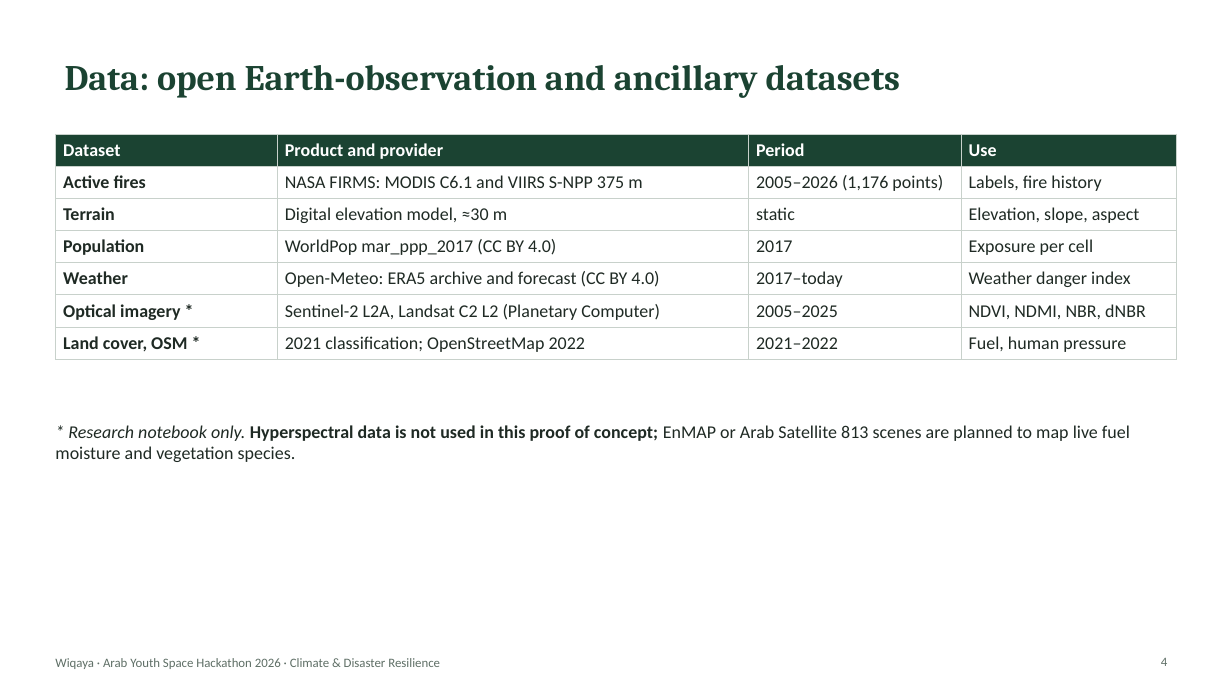
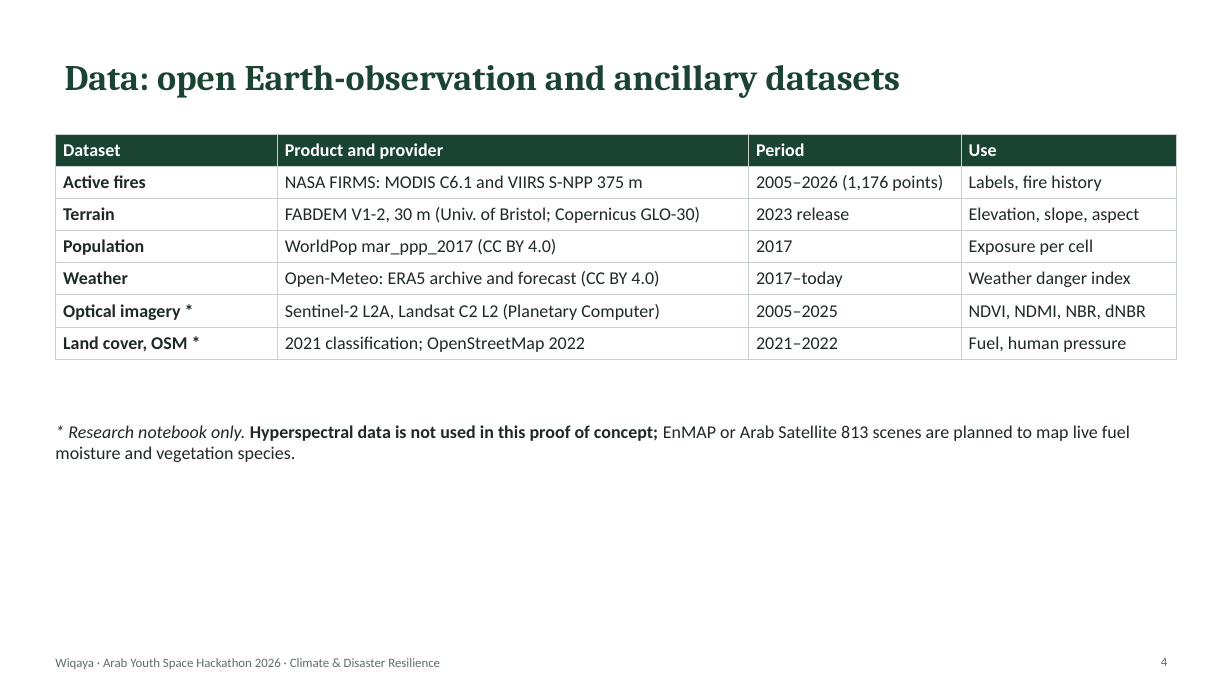
Before and after one commit to SanaeBelfrouh/wiqayagit, a slide deck: slide 4 of docs/slides.pptx. Drawn at 1232x693 pixels with LibreOffice and Linux fonts; fonts in the diff are those of the drawing; background and template pictures are left out. Boxes give left, top, right and bottom in pixels: in the first picture for what was removed or moved away, otherwise in the second. Text is boxed around its words. In the diff, an @@ line names an element or a change of style, - is before the commit and + after.

Commit message:
Cite the DEM source: FABDEM V1-2 (University of Bristol)
README data table and attribution, data/README.md and slides (data
table and references) now cite FABDEM V1-2, the Copernicus GLO-30 DEM
with forests and buildings removed, CC BY-NC-SA 4.0.

```diff
--- a/docs/slides.pptx
+++ b/docs/slides.pptx
@@ table at (55, 134, 1177, 356) @@
-row 3, column 2: Digital elevation model, ≈30 m
+row 3, column 2: FABDEM V1-2, 30 m (Univ. of Bristol; Copernicus GLO-30)
-row 3, column 3: static
+row 3, column 3: 2023 release
```
Also in this commit, not shown: 1 other slide changed, 3 other files.
